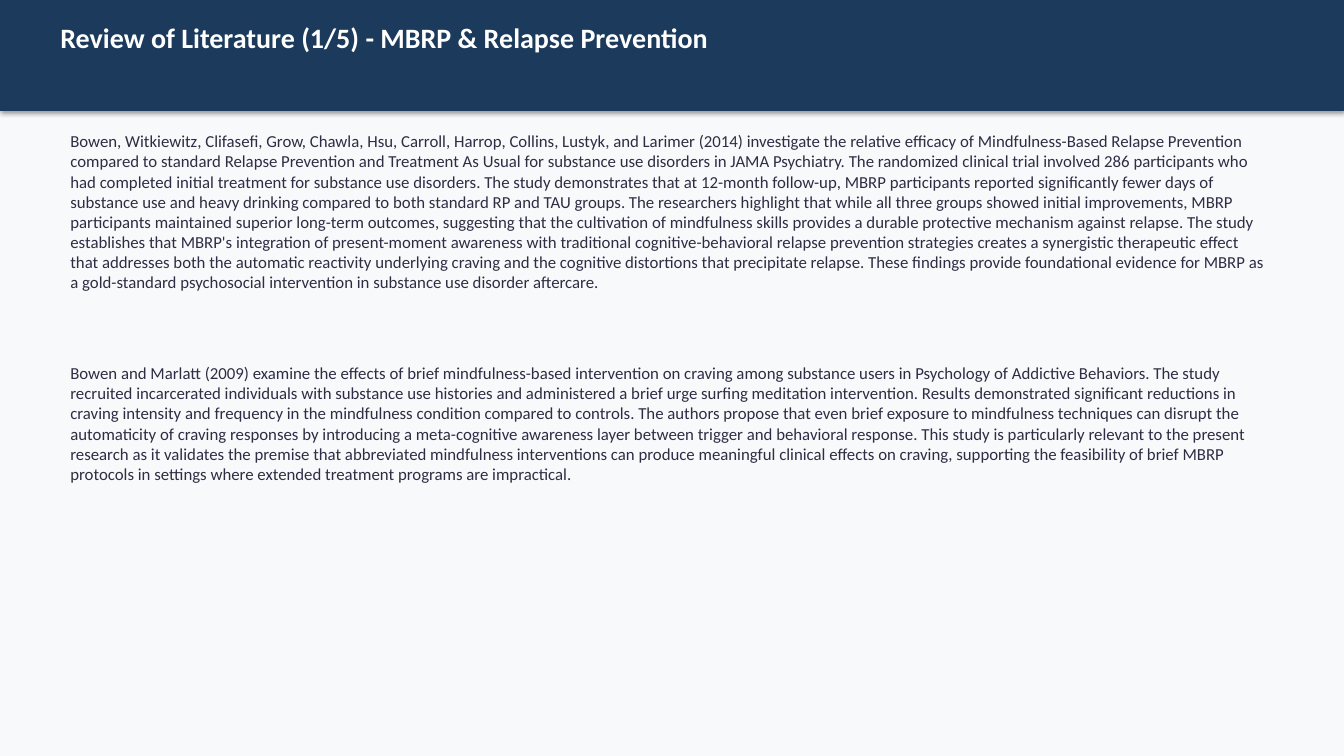
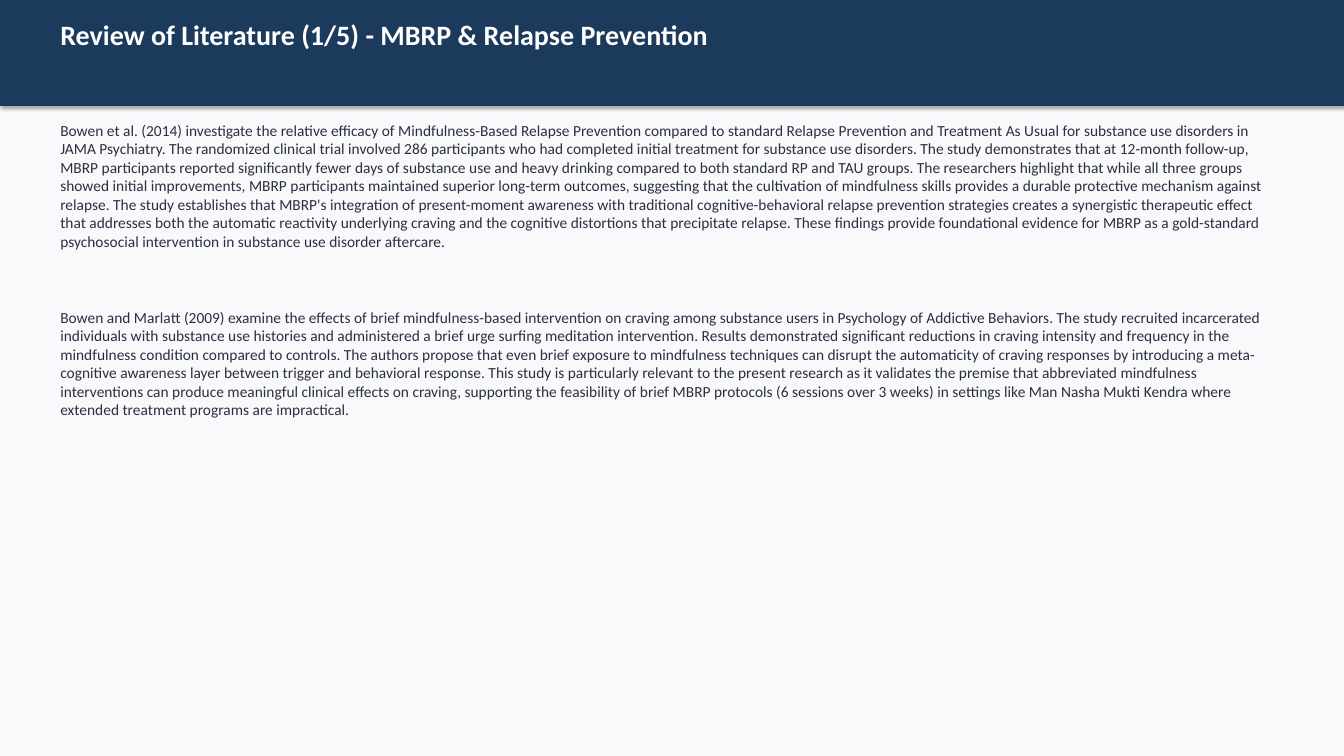
Before and after one commit to tejasdangodra786-byte/Dango-kiro, a slide deck: slide 8 of MBRP_Research_Synopsis_PPT.pptx. Drawn at 1344x756 pixels with LibreOffice and Linux fonts; fonts in the diff are those of the drawing. Boxes give left, top, right and bottom in pixels: in the first picture for what was removed or moved away, otherwise in the second. Text is boxed around its words. In the diff, an @@ line names an element or a change of style, - is before the commit and + after.

Commit message:
MBRP PPT v3: All corrections applied - OCDUS, 6 sessions/3 weeks, male justification, ANCOVA detail, null hypotheses, summary/conclusion, Man Nasha Mukti Kendra, APA7

```diff
--- a/MBRP_Research_Synopsis_PPT.pptx
+++ b/MBRP_Research_Synopsis_PPT.pptx
@@ rectangle: place and size @@
-rectangle at (0, 0, 1344, 111)
+rectangle at (0, 0, 1344, 106)
@@ text at (60, 125, 1261, 418): text changed; size 12 to 11 pt @@
-Bowen, Witkiewitz, Clifasefi, Grow, Chawla, Hsu, Carroll, Harrop, Collins, Lustyk, and Larimer (2014) investigate the relative efficacy of Mindfulness-Based Relapse Prevention compared to standard Relapse Prevention and Treatment As Usual for substance use disorders in JAMA Psychiatry. The randomized clinical trial involved 286 participants who had completed initial treatment for substance use disorders. The study demonstrates that at 12-month follow-up, MBRP participants reported significantly fewer days of substance use and heavy drinking compared to both standard RP and TAU groups. The researchers highlight that while all three groups showed initial improvements, MBRP participants maintained superior long-term outcomes, suggesting that the cultivation of mindfulness skills provides a durable protective mechanism against relapse. The study establishes that MBRP's integration of present-moment awareness with traditional cognitive-behavioral relapse prevention strategies creates a synergistic therapeutic effect that addresses both the automatic reactivity underlying craving and the cognitive distortions that precipitate relapse. These findings provide foundational evidence for MBRP as a gold-standard psychosocial intervention in substance use disorder aftercare.
-Bowen and Marlatt (2009) examine the effects of brief mindfulness-based intervention on craving among substance users in Psychology of Addictive Behaviors. The study recruited incarcerated individuals with substance use histories and administered a brief urge surfing meditation intervention. Results demonstrated significant reductions in craving intensity and frequency in the mindfulness condition compared to controls. The authors propose that even brief exposure to mindfulness techniques can disrupt the automaticity of craving responses by introducing a meta-cognitive awareness layer between trigger and behavioral response. This study is particularly relevant to the present research as it validates the premise that abbreviated mindfulness interventions can produce meaningful clinical effects on craving, supporting the feasibility of brief MBRP protocols in settings where extended treatment programs are impractical.
+Bowen et al. (2014) investigate the relative efficacy of Mindfulness-Based Relapse Prevention compared to standard Relapse Prevention and Treatment As Usual for substance use disorders in JAMA Psychiatry. The randomized clinical trial involved 286 participants who had completed initial treatment for substance use disorders. The study demonstrates that at 12-month follow-up, MBRP participants reported significantly fewer days of substance use and heavy drinking compared to both standard RP and TAU groups. The researchers highlight that while all three groups showed initial improvements, MBRP participants maintained superior long-term outcomes, suggesting that the cultivation of mindfulness skills provides a durable protective mechanism against relapse. The study establishes that MBRP's integration of present-moment awareness with traditional cognitive-behavioral relapse prevention strategies creates a synergistic therapeutic effect that addresses both the automatic reactivity underlying craving and the cognitive distortions that precipitate relapse. These findings provide foundational evidence for MBRP as a gold-standard psychosocial intervention in substance use disorder aftercare.
+Bowen and Marlatt (2009) examine the effects of brief mindfulness-based intervention on craving among substance users in Psychology of Addictive Behaviors. The study recruited incarcerated individuals with substance use histories and administered a brief urge surfing meditation intervention. Results demonstrated significant reductions in craving intensity and frequency in the mindfulness condition compared to controls. The authors propose that even brief exposure to mindfulness techniques can disrupt the automaticity of craving responses by introducing a meta-cognitive awareness layer between trigger and behavioral response. This study is particularly relevant to the present research as it validates the premise that abbreviated mindfulness interventions can produce meaningful clinical effects on craving, supporting the feasibility of brief MBRP protocols (6 sessions over 3 weeks) in settings like Man Nasha Mukti Kendra where extended treatment programs are impractical.
```
Also in this commit, not shown: 34 other slides changed, 7 slides added, 3 slides removed, 1 other file.
